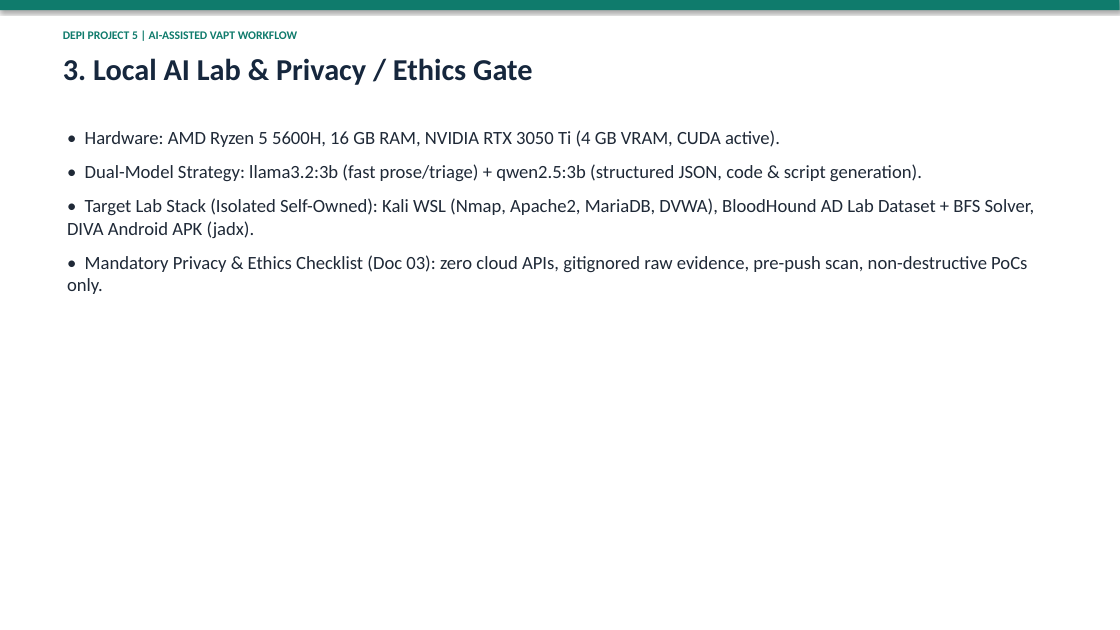
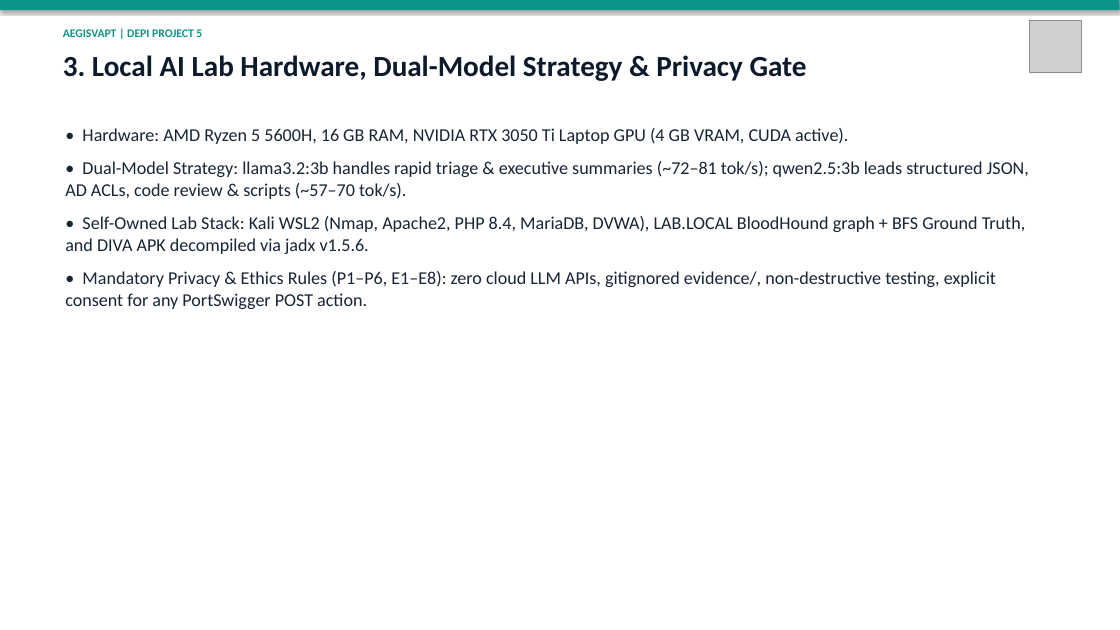
Before and after one commit to 7adadd/AI-Assisted-VAPT-Automation-Reporting-Workflow, a slide deck: slide 4 of deliverables/DEPI-Project5-Presentation.pptx. Drawn at 1120x630 pixels with LibreOffice and Linux fonts; fonts in the diff are those of the drawing; grey boxes stand for pictures. Boxes give left, top, right and bottom in pixels: in the first picture for what was removed or moved away, otherwise in the second. Text is boxed around its words. In the diff, an @@ line names an element or a change of style, - is before the commit and + after.

Commit message:
Polish AegisVAPT UI & logo, fix API/dashboard/graph/PoC bugs, add 15-slide deck & Arabic defense guide

```diff
--- a/deliverables/DEPI-Project5-Presentation.pptx
+++ b/deliverables/DEPI-Project5-Presentation.pptx
@@ rectangle at (0, 0, 1120, 10): fill #0F7B6C to #0D9488 @@
@@ text at (63, 29, 202, 37): text changed; text colour #0F7B6C to #0D9488 @@
-DEPI PROJECT 5 | AI-ASSISTED VAPT WORKFLOW
+AEGISVAPT | DEPI PROJECT 5
@@ picture added at (1029, 20, 1081, 72) @@
@@ text at (63, 55, 807, 81): text changed; size 26 to 25 pt; text colour #16273D to #0C1A2C @@
-3. Local AI Lab & Privacy / Ethics Gate
+3. Local AI Lab Hardware, Dual-Model Strategy & Privacy Gate
@@ text at (65, 128, 1029, 309): text changed; size 16 to 15.5 pt; text colour #1F2937 to #172536 @@
-• Hardware: AMD Ryzen 5 5600H, 16 GB RAM, NVIDIA RTX 3050 Ti (4 GB VRAM, CUDA active).
-• Dual-Model Strategy: llama3.2:3b (fast prose/triage) + qwen2.5:3b (structured JSON, code & script generation).
-• Target Lab Stack (Isolated Self-Owned): Kali WSL (Nmap, Apache2, MariaDB, DVWA), BloodHound AD Lab Dataset + BFS Solver, DIVA Android APK (jadx).
-• Mandatory Privacy & Ethics Checklist (Doc 03): zero cloud APIs, gitignored raw evidence, pre-push scan, non-destructive PoCs only.
+• Hardware: AMD Ryzen 5 5600H, 16 GB RAM, NVIDIA RTX 3050 Ti Laptop GPU (4 GB VRAM, CUDA active).
+• Dual-Model Strategy: llama3.2:3b handles rapid triage & executive summaries (~72–81 tok/s); qwen2.5:3b leads structured JSON, AD ACLs, code review & scripts (~57–70 tok/s).
+• Self-Owned Lab Stack: Kali WSL2 (Nmap, Apache2, PHP 8.4, MariaDB, DVWA), LAB.LOCAL BloodHound graph + BFS Ground Truth, and DIVA APK decompiled via jadx v1.5.6.
+• Mandatory Privacy & Ethics Rules (P1–P6, E1–E8): zero cloud LLM APIs, gitignored evidence/, non-destructive testing, explicit consent for any PortSwigger POST action.
```
Also in this commit, not shown: 9 other slides changed, 5 slides added, 2 slides removed, 22 other files.
